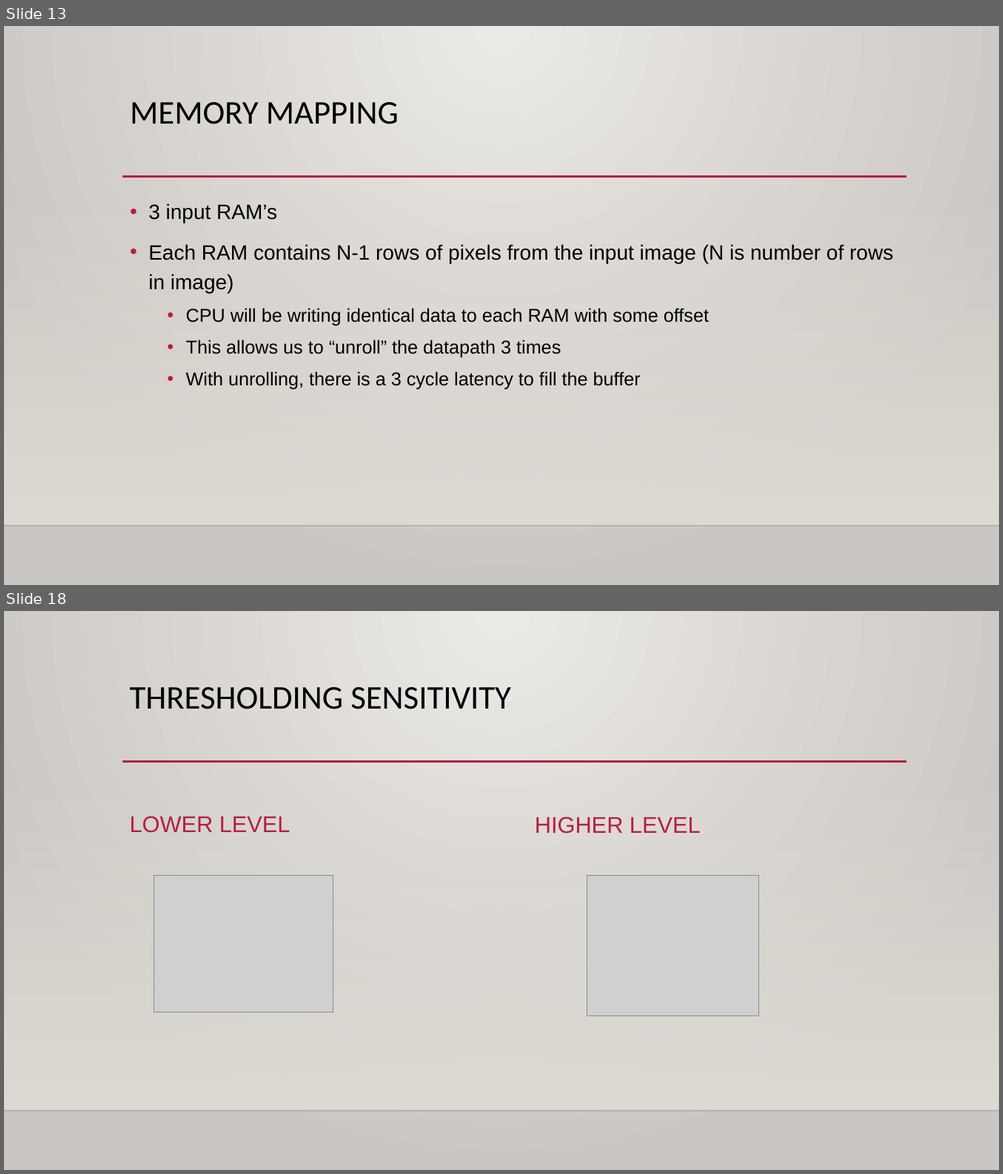
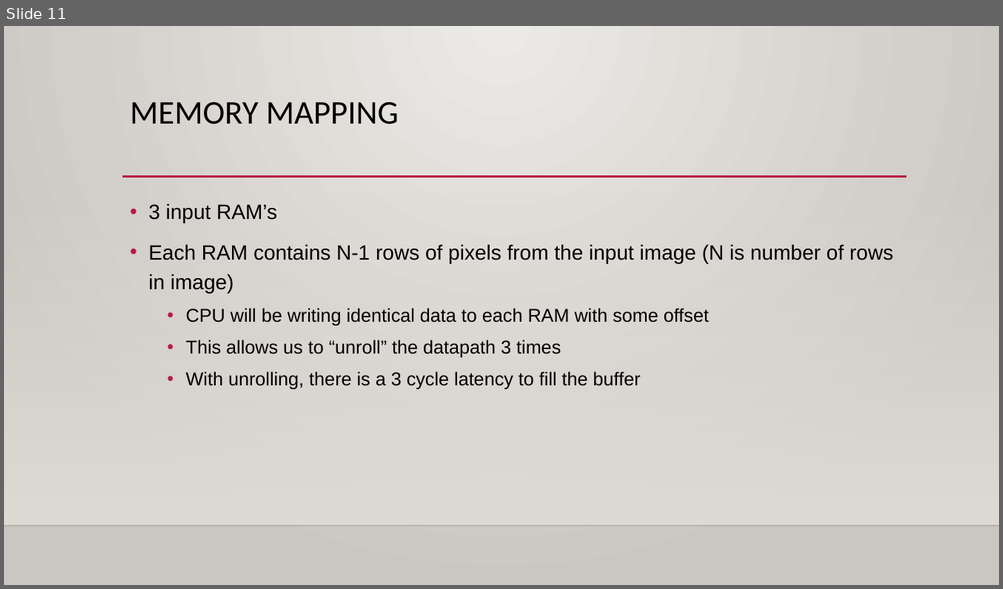
Before and after one commit to Maximus32/Reconfig-Canny, a slide deck: Deliverables/Canny edge detection – fpga speedup.pptx. Shown one above the other, each under a label of ours: slides 13 and 18 before the commit, slide 11 after it; the slides between them are not shown. The pictures are 1003x1174 and 1003x589 pixels, drawn with LibreOffice and Linux fonts; fonts in the diff are those of the drawing; grey boxes stand for pictures; background and template pictures are left out. Boxes give left, top, right and bottom in pixels: in the first picture for what was removed or moved away, otherwise in the second. Text is boxed around its words. In the diff, an @@ line names an element or a change of style, - is before the commit and + after.

```diff
--- a/Deliverables/Canny edge detection – fpga speedup.pptx
+++ b/Deliverables/Canny edge detection – fpga speedup.pptx
@@ slide 18 removed at (4,611,999,1170), background gradient #ECEAE7 to #CAC7C1; not listed: 3 template elements that a slide beside it also shows @@
@@ title removed at (130,687,511,709) @@
-THRESHOLDING SENSITIVITY
@@ text removed at (130,816,290,833) @@
-LOWER LEVEL
@@ text removed at (535,817,700,834) @@
-HIGHER LEVEL
@@ picture removed at (154,876,333,1012) @@
@@ picture removed at (586,876,758,1017) @@
@@ what was slide 13 is now slide 11 @@
```
Also in this commit, not shown: 6 slides changed, 5 slides added, 5 other slides removed.
